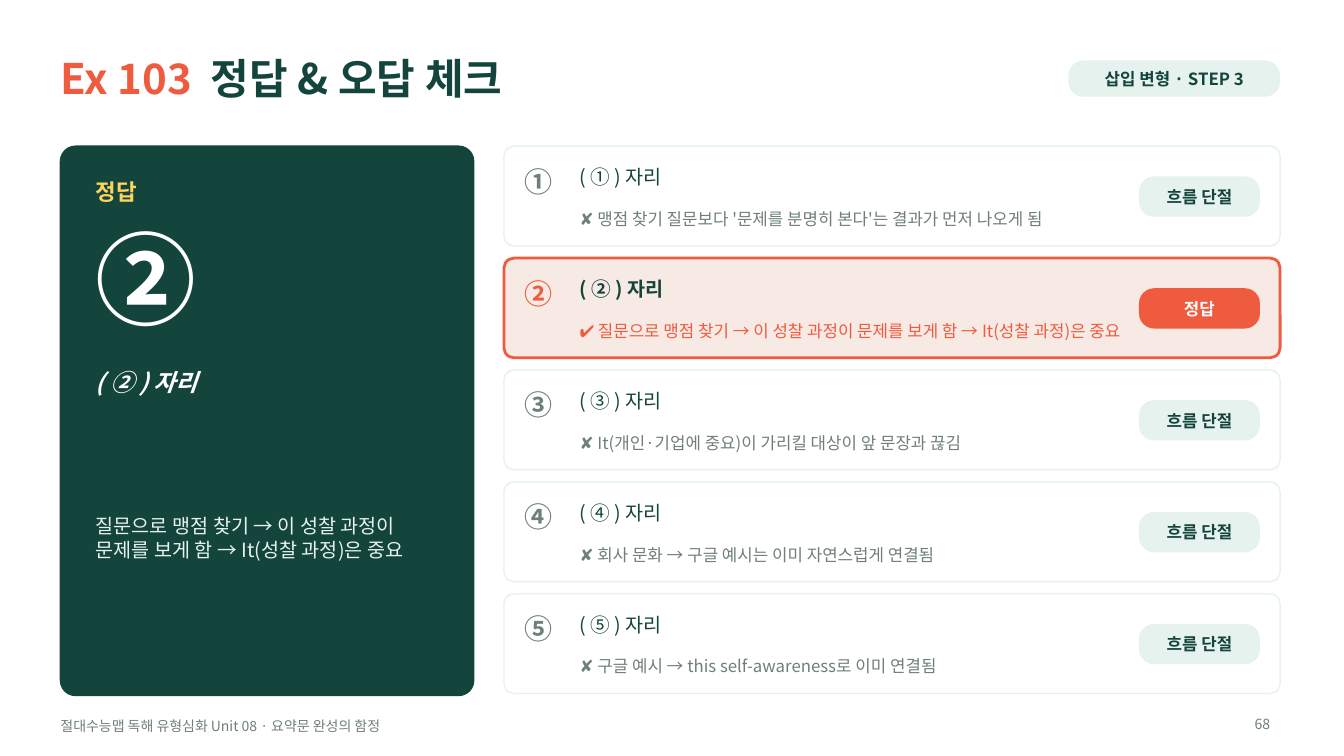
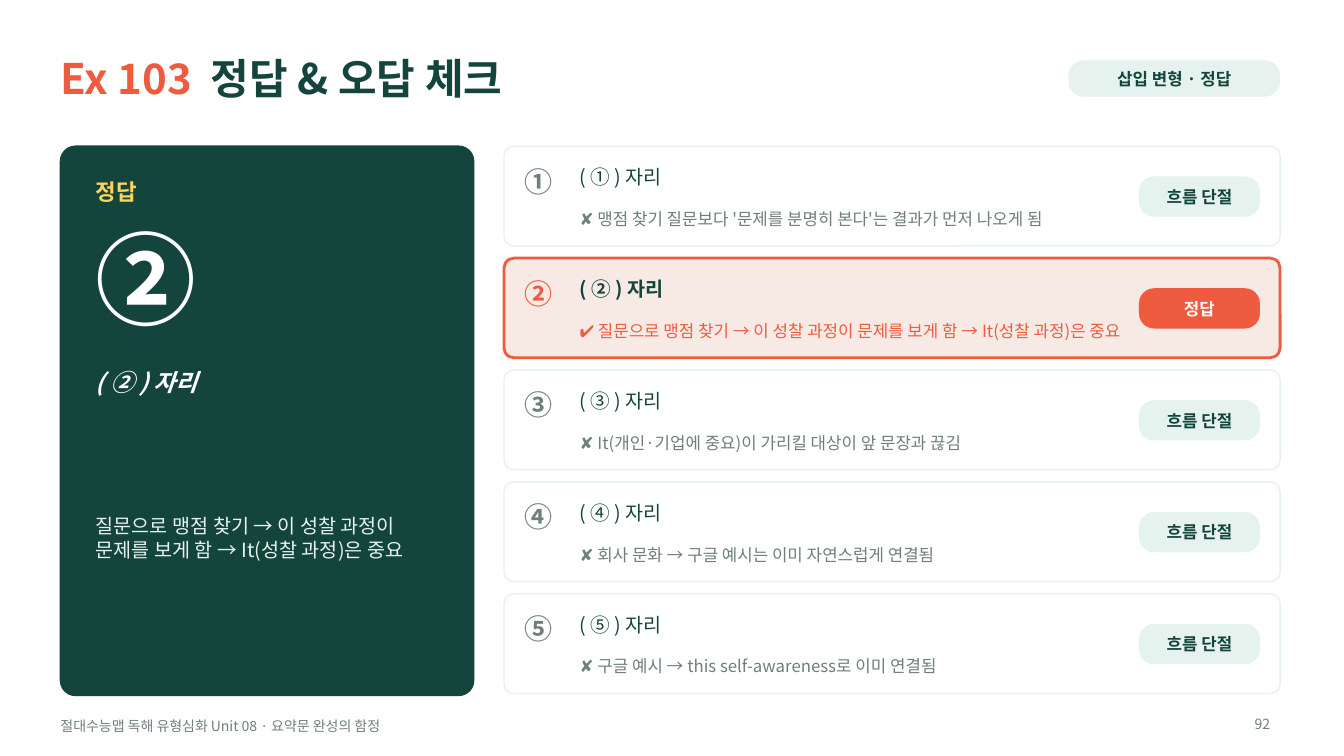
Before and after one commit to HUFSDavid/HUFSDavid, a slide deck: slide 92 of 절대수능맵_독해유형심화_Unit08_수업PPT.pptx (slide 68 before the commit). Drawn at 1344x756 pixels with LibreOffice and Linux fonts; fonts in the diff are those of the drawing. Boxes give left, top, right and bottom in pixels: in the first picture for what was removed or moved away, otherwise in the second. Text is boxed around its words. In the diff, an @@ line names an element or a change of style, - is before the commit and + after.

```diff
--- a/절대수능맵_독해유형심화_Unit08_수업PPT.pptx
+++ b/절대수능맵_독해유형심화_Unit08_수업PPT.pptx
@@ text in rounded rectangle at [1117, 71, 1231, 87]: text changed @@
-삽입 변형 · STEP 3
+삽입 변형 · 정답
@@ page number at [1255, 718, 1271, 729]: text changed @@
-68
+92
```
Also in this commit, not shown: 39 other slides changed, 30 slides added, 5 other files.
